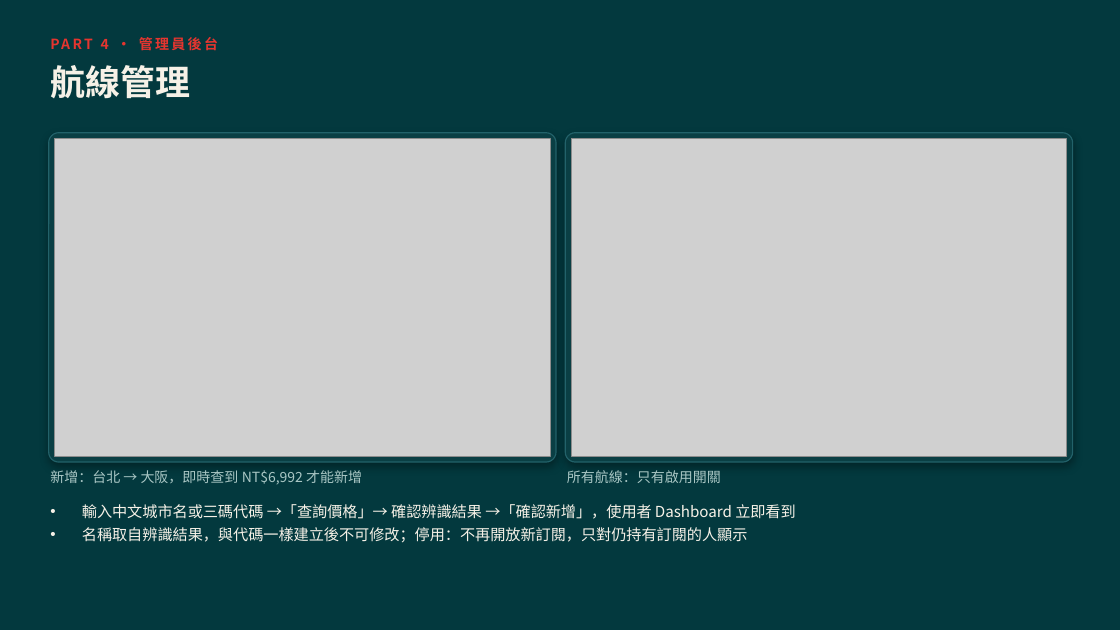
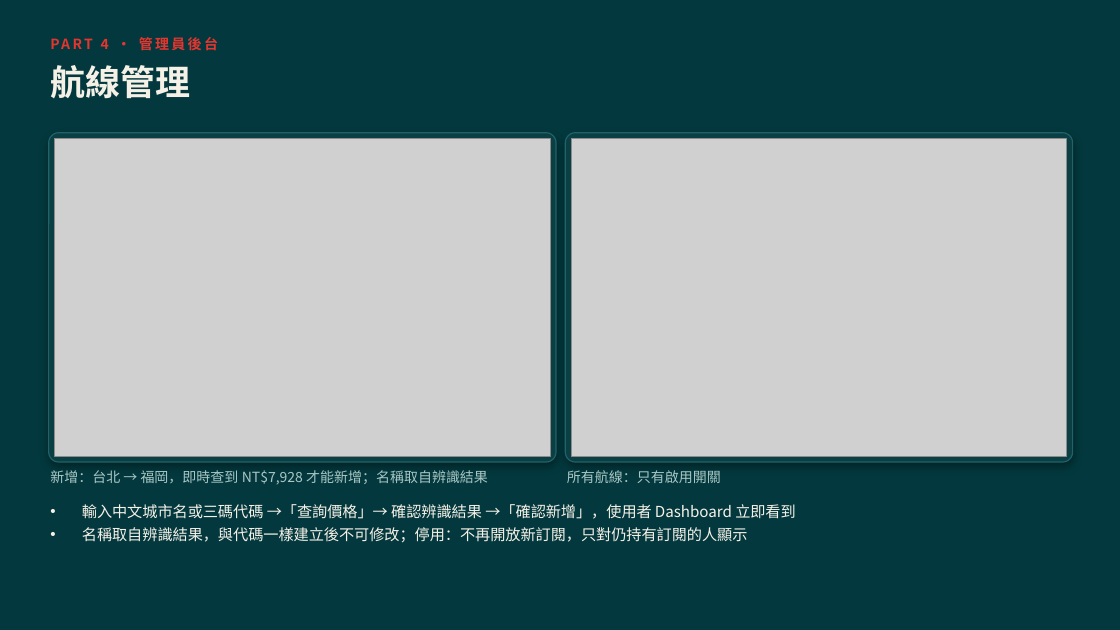
Before and after one commit to hot5656/fare-finder-pro, a slide deck: slide 19 of docs/flight-price-notifier_v1.1_system_2026_0926.pptx. Drawn at 1120x630 pixels with LibreOffice and Linux fonts; fonts in the diff are those of the drawing; grey boxes stand for pictures. Boxes give left, top, right and bottom in pixels: in the first picture for what was removed or moved away, otherwise in the second. Text is boxed around its words. In the diff, an @@ line names an element or a change of style, - is before the commit and + after.

```diff
--- a/docs/flight-price-notifier_v1.1_system_2026_0926.pptx
+++ b/docs/flight-price-notifier_v1.1_system_2026_0926.pptx
@@ text at bbox=[50, 470, 488, 484]: text changed @@
-新增：台北 → 大阪，即時查到 NT$6,992 才能新增
+新增：台北 → 福岡，即時查到 NT$7,928 才能新增；名稱取自辨識結果
```
Also in this commit, not shown: 2 other slides changed, 4 other files.
